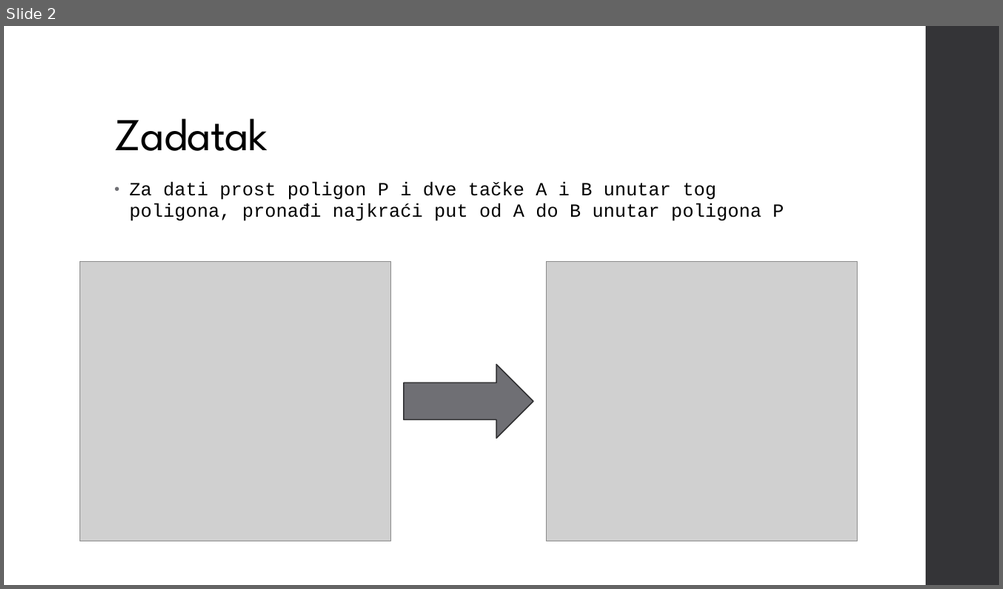
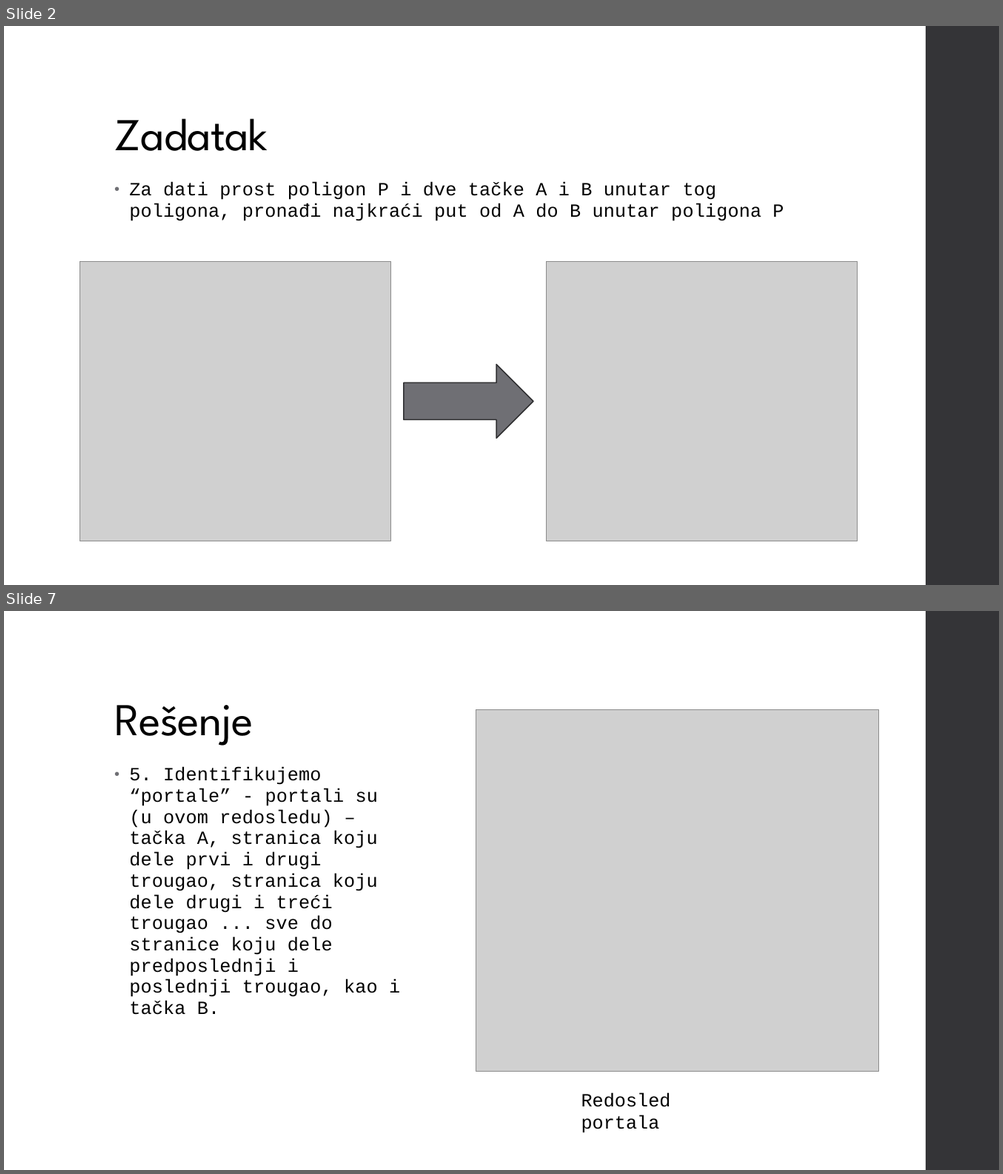
Before and after one commit to djordjepvl/Polygon-Pathfinding-Algorithm, a slide deck: Funnel Algorithm.pptx. Shown one above the other, each under a label of ours: slide 2 before the commit, slides 2 and 7 after it; the slides between them are not shown. The pictures are 1003x589 and 1003x1174 pixels, drawn with LibreOffice and Linux fonts; fonts in the diff are those of the drawing; grey boxes stand for pictures. Boxes give left, top, right and bottom in pixels: in the first picture for what was removed or moved away, otherwise in the second. Text is boxed around its words. In the diff, an @@ line names an element or a change of style, - is before the commit and + after.

```diff
--- a/Funnel Algorithm.pptx
+++ b/Funnel Algorithm.pptx
@@ slide 7 added at (x1=4, y1=611, x2=999, y2=1170), background #FFFFFF; not listed: 1 template element that a slide beside it also shows @@
@@ title added at (x1=114, y1=705, x2=253, y2=746), 44 pt, text #000000 @@
+Rešenje
@@ picture added at (x1=476, y1=709, x2=879, y2=1072) @@
@@ text added at (x1=129, y1=767, x2=400, y2=1015), 18 pt, text #000000 @@
+• 5. Identifikujemo “portale” - portali su (u ovom redosledu) – tačka A, stranica koju dele prvi i drugi trougao, stranica koju dele drugi i treći trougao ... sve do stranice koju dele predposlednji i poslednji trougao, kao i tačka B.
@@ text added at (x1=581, y1=1093, x2=671, y2=1133), 18 pt, text #000000 @@
+Redosled portala
```
Also in this commit, not shown: 10 other slides added, 1 slide removed, 2 other files.
